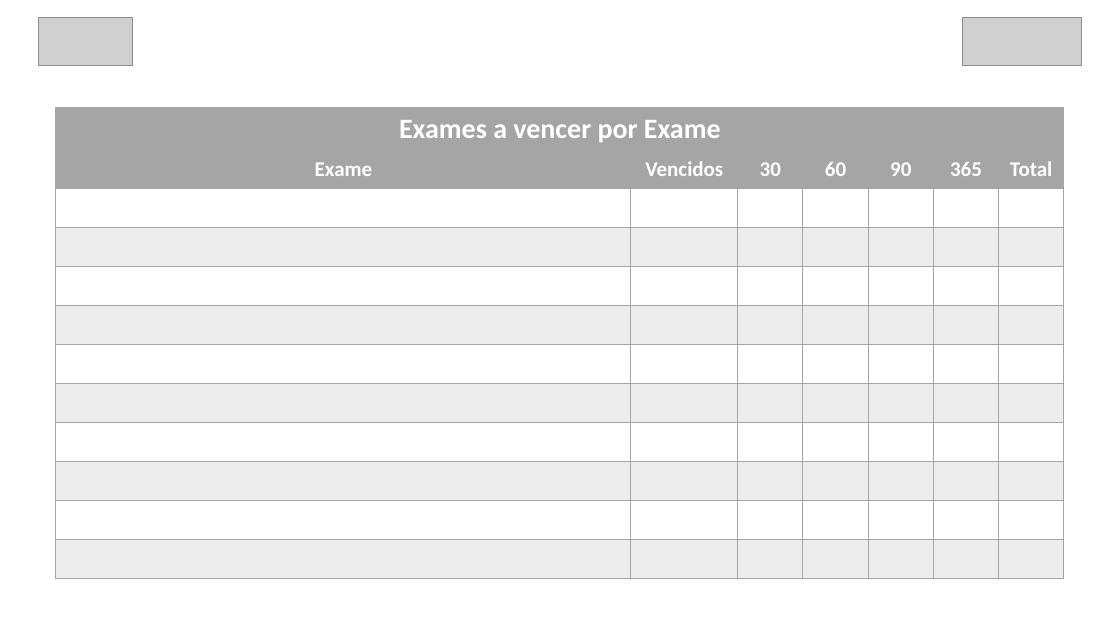
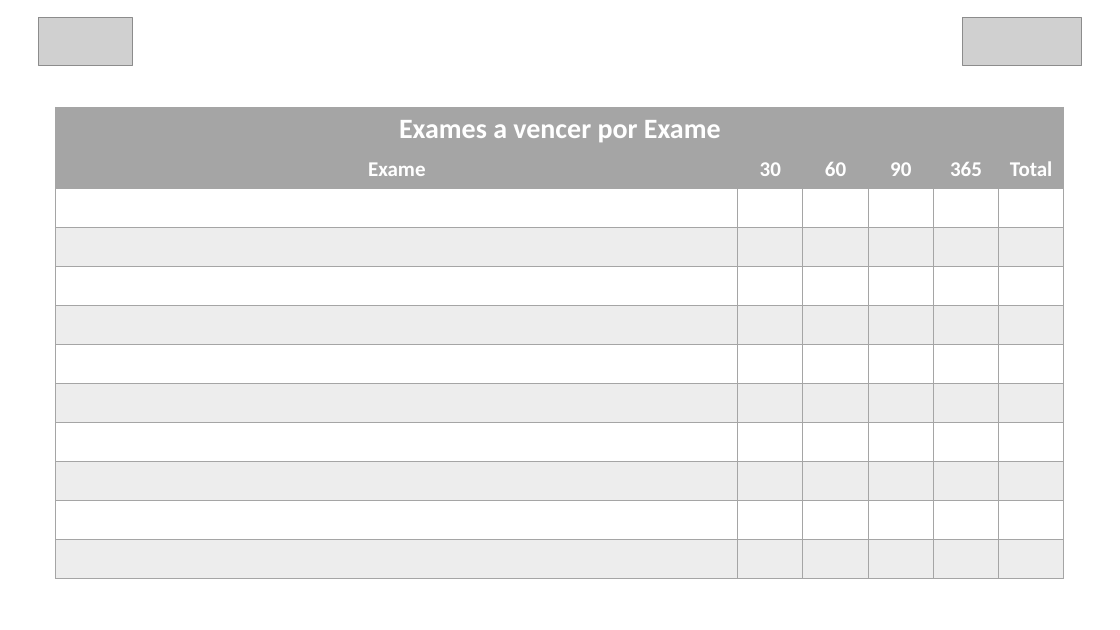
Before and after one commit to programadorGRS/GRS_Manager, a slide deck: slide 9 of src/main/conv_exames/ppt/base_conv_exames_v2.pptx. Drawn at 1120x630 pixels with LibreOffice and Linux fonts; fonts in the diff are those of the drawing; grey boxes stand for pictures; background and template pictures are left out. Boxes give left, top, right and bottom in pixels: in the first picture for what was removed or moved away, otherwise in the second. Text is boxed around its words. In the diff, an @@ line names an element or a change of style, - is before the commit and + after.

```diff
--- a/src/main/conv_exames/ppt/base_conv_exames_v2.pptx
+++ b/src/main/conv_exames/ppt/base_conv_exames_v2.pptx
@@ table at (56,108,1066,579) @@
-column 2:  | Vencidos |  |  |  |  |  |  |  |  |  | 
```
Also in this commit, not shown: 3 other slides changed.
